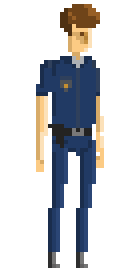
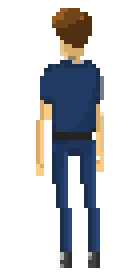
Layered file, before and after one edit (140×280). Changes by layer:
hid group "idleright" (2 layers) over [36, 4, 104, 268]
hid "2 copy 3" over [36, 4, 104, 268]
added layer "BACK" over [36, 8, 104, 268]
